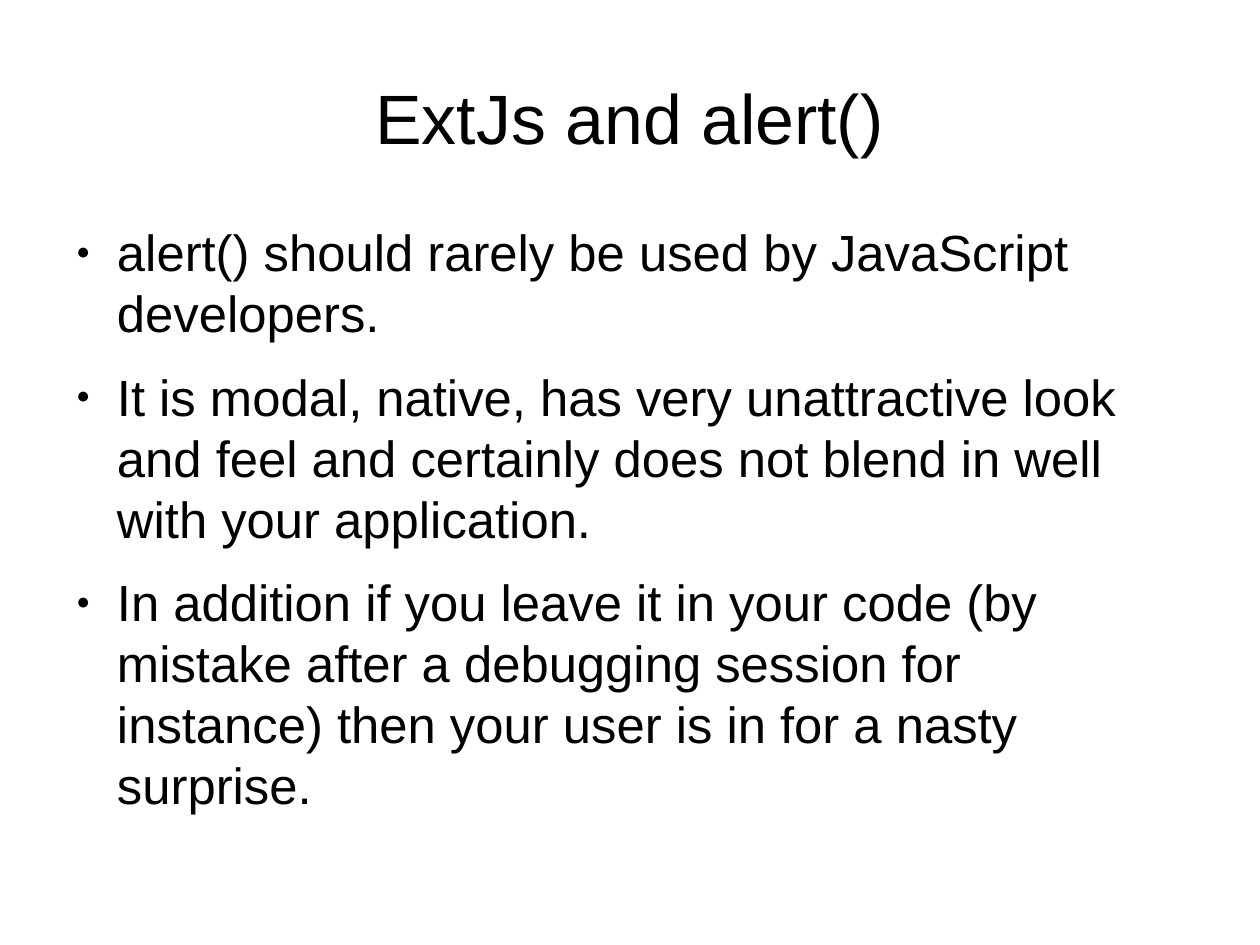
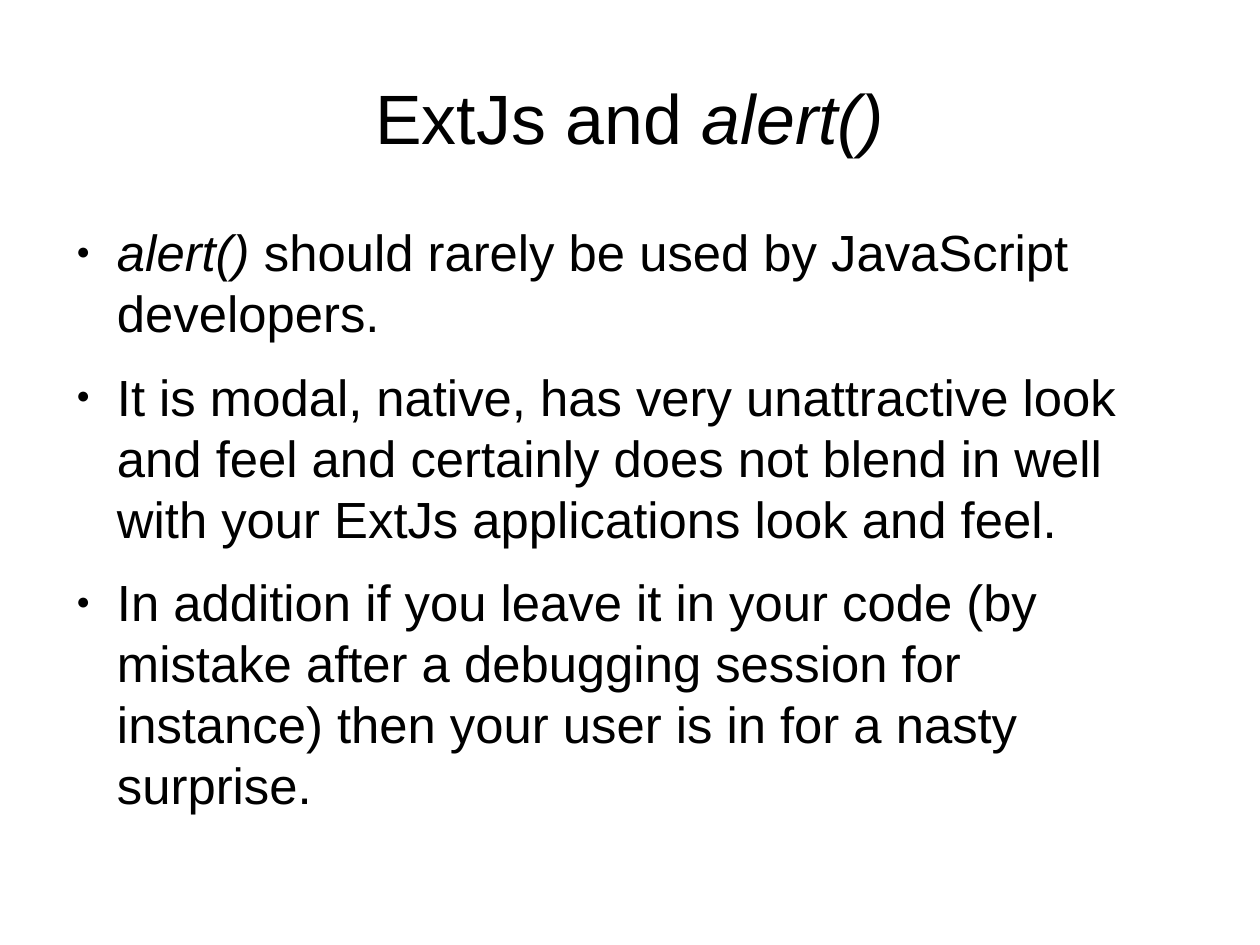
Before and after one commit to veltzer/demos, a slide deck: slide 15 of javascript/extjs/doc/extjs.odp. Drawn at 1260x945 pixels with LibreOffice and Linux fonts; fonts in the diff are those of the drawing. Boxes give left, top, right and bottom in pixels: in the first picture for what was removed or moved away, otherwise in the second. Text is boxed around its words. In the diff, an @@ line names an element or a change of style, - is before the commit and + after.

```diff
--- a/javascript/extjs/doc/extjs.odp
+++ b/javascript/extjs/doc/extjs.odp
@@ title "ExtJs and alert()" at (x1=375, y1=93, x2=884, y2=157): italic on in "alert()" @@
@@ text at (x1=117, y1=234, x2=1068, y2=343): italic on in "alert()" @@
@@ text at (x1=117, y1=379, x2=1116, y2=548): text changed @@
-● It is modal, native, has very unattractive look and feel and certainly does not blend in well with your application.
+● It is modal, native, has very unattractive look and feel and certainly does not blend in well with your ExtJs applications look and feel.
```
Also in this commit, not shown: 4 other slides changed, 1 slide added, 1 other file.
